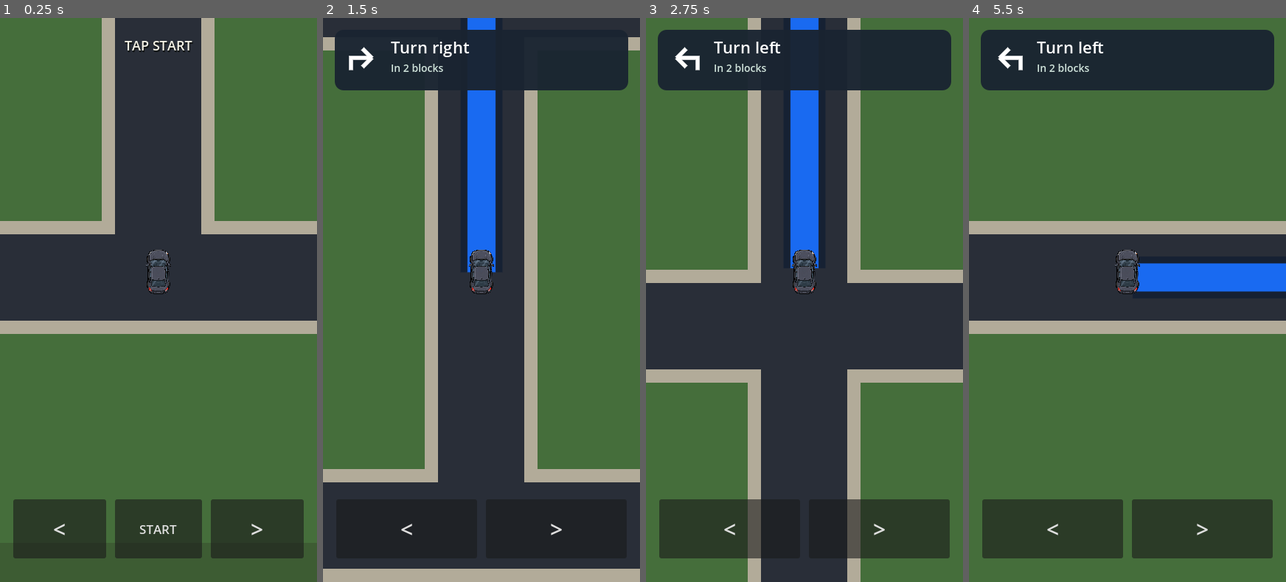
Above: before the commit, frames 1-4 (left to right).
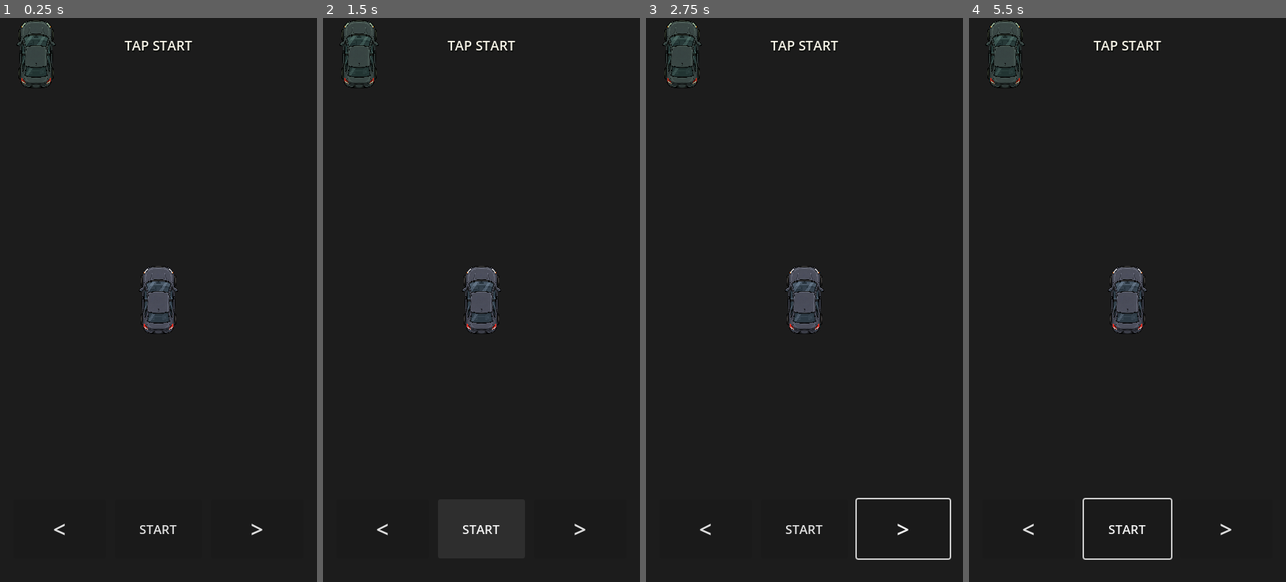
Above: after the commit, the same moments.

Repository: patrickcallahancomedy/comedian
Game: Godot game, scene res://scenes/drive/drive_module.tscn
Same seed, same stepped clock (60 frames per second), same inputs: the game is played once before the commit and once after it.
Inputs (mouse positions are in pixels of both pictures, inside the frame that each line leads up to):
- Up to frame 1 (0.25 s): no input
- Up to frame 2 (1.5 s): click "START" at 0.5 s; click (481, 531) at 1.25 s, where only the run after the commit has a clickable "START"
- Up to frame 3 (2.75 s): tap Enter (ui_accept) at 2, 2.27 s; move the mouse to (874, 271) at 2.02 s; hold Right from 2.03 s (still down); tap Space at 2.1 s; click (874, 271) at 2.17 s
- Up to frame 4 (5.5 s): release Right at 2.75 s; tap Enter (ui_accept) at 2.75, 3.5, 4.25, 5, 5.27 s; drag from (1064, 328) to (1111, 412) at 2.77 s; move the mouse to (1159, 175) at 3.52 s; hold Right 3.53-4.25 s; tap Space at 3.6, 5.1 s; drag from (1111, 412) to (1032, 215) at 4.27 s; move the mouse to (1222, 384) at 5.02 s; hold Left from 5.03 s (still down)

The runs differ from the first frame. In frame 1, 99% of the frame differs, in the area x 0-100%, y 0-100%; in frame 2, 83%; in frame 3, 89%; in frame 4, 90%.
Error after the commit: Parse Error: Too few arguments for "_highway_rect_for_lap()" call. Expected at least 1 but received 0. (res://scripts/drive/drive_grid_controller.gd:643)

Commit message:
Keep highway traffic visible in camera

Diff:
--- a/godot/scripts/drive/drive_grid_controller.gd
+++ b/godot/scripts/drive/drive_grid_controller.gd
@@ -24,8 +24,8 @@
 const NEIGHBORHOOD_WORLD_SPEED := 40.0
 const HIGHWAY_WORLD_SPEED := 80.0
 const CITY_WORLD_SPEED := 36.0
-const HIGHWAY_TRAFFIC_COLUMNS := [4, 8, 12]
-const HIGHWAY_TRAFFIC_LANES := [0, 2, 1]
+const HIGHWAY_TRAFFIC_LANES := [0, 1, 3]
+const HIGHWAY_TRAFFIC_OFFSETS_X := [-16.0, 10.0, 18.0]
 const HIGHWAY_TRAFFIC_SCALE := 0.82
 
 const NEIGHBORHOOD_COLOR := Color(0.27, 0.43, 0.23)
@@ -639,9 +639,16 @@
 		if not highway_visible:
 			continue
 
-		var traffic_world := _highway_cell_center(
-			HIGHWAY_TRAFFIC_COLUMNS[index],
-			HIGHWAY_TRAFFIC_LANES[index]
+		var lane_center_y := (
+			_highway_rect_for_lap().position.y
+			+ float(HIGHWAY_TRAFFIC_LANES[index]) * MAP.HIGHWAY_LANE_WIDTH
+			+ MAP.HIGHWAY_LANE_WIDTH * 0.5
+		)
+		# Keep the three ambient cars within the visible highway camera window.
+		# The previous fixed columns were several screen-widths away at this zoom.
+		var traffic_world := Vector2(
+			visual_world_position.x + HIGHWAY_TRAFFIC_OFFSETS_X[index],
+			lane_center_y
 		)
 		var screen_position := _world_to_screen(traffic_world)
 		var traffic_scale := (
